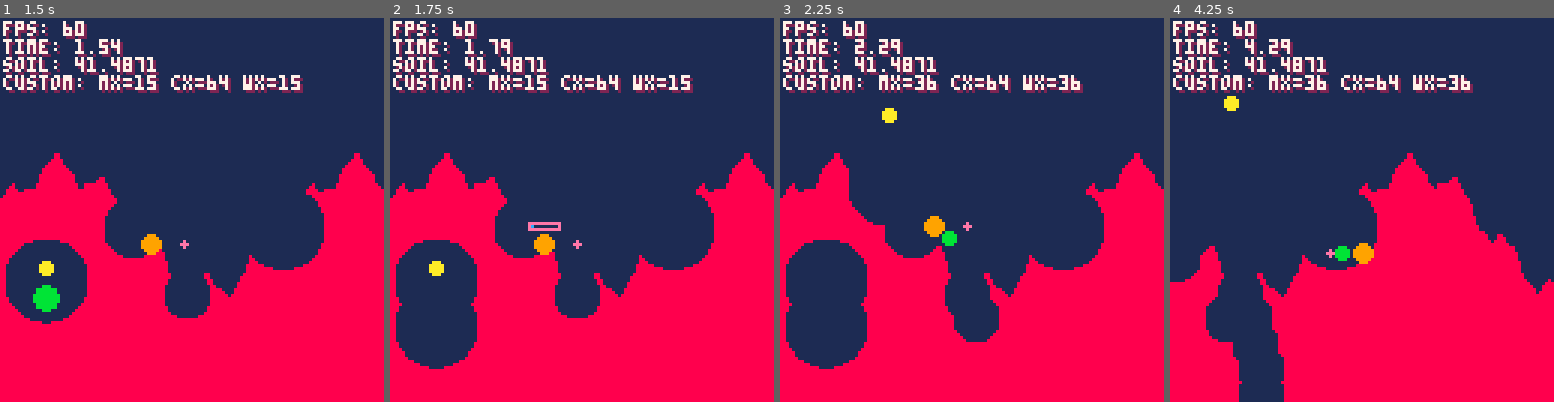
Above: before the commit, frames 1-4 (left to right).
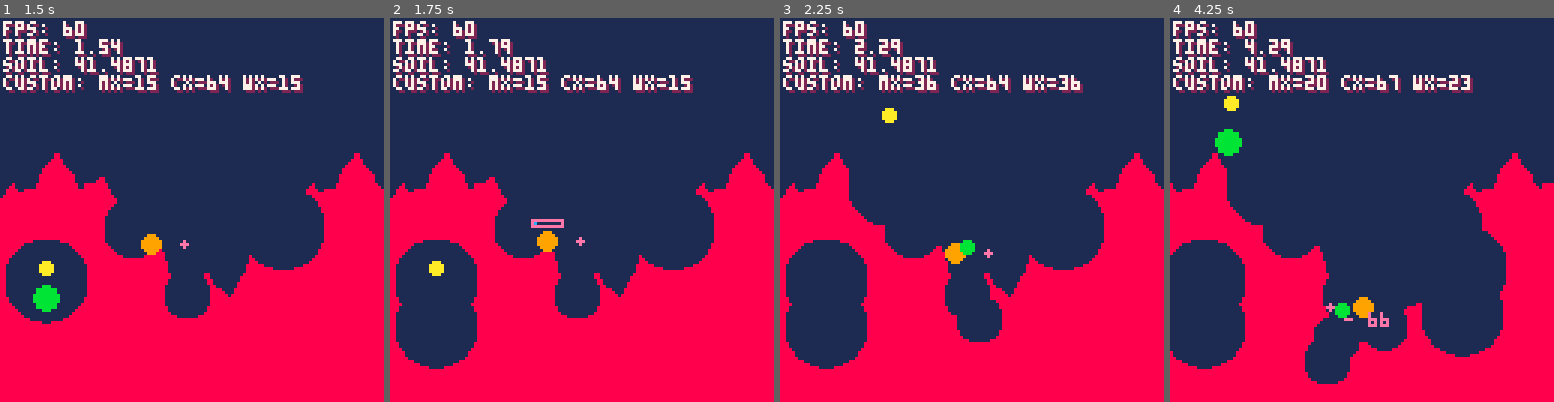
Above: after the commit, the same moments.

Repository: SelfDevTV/pixeltrench
Game: PICO-8 cartridge pixeltrench.p8
The game is run twice, just before and just after one commit, with the same random seed, the same clock (stepped at 60 frames per second) and the same inputs.
Inputs (mouse positions are in pixels of both pictures, inside the frame that each line leads up to):
- Up to frame 1 (1.5 s): tap X (X key) at 0.33, 1.07 s; click (280, 121) at 0.67 s; tap O (Z key) at 0.7 s; click (46, 267) at 1.22 s
- Up to frame 2 (1.75 s): hold Right from 1.6 s (still down); tap O (Z key) at 1.7 s
- Up to frame 3 (2.25 s): click (887, 114) at 1.77 s; tap X (X key) at 1.85 s; release Right at 2.1 s; tap O (Z key) at 2.1 s; hold Up from 2.15 s (still down)
- Up to frame 4 (4.25 s): click (1342, 259) at 2.32 s; release Up at 2.42 s; hold Right 2.47-3.03 s; tap O (Z key) every 0.4 s from 2.5 to 4.1 s; click (1404, 106) at 2.87 s; tap X (X key) at 2.97, 4.08 s; hold Left 3.08-3.58 s; click (1465, 256) at 3.42 s; hold Down 3.63-3.97 s; click (1231, 102) at 3.97 s; hold Right from 4.02 s (still down)

Frame 1 is identical in both runs. In frame 2, 0.4% of the frame differs, in the area x 35-51%, y 52-62%; in frame 3, 0.9%; in frame 4, 33%, in the area x 0-100%, y 14-100%.

Commit message:
feat: handle small slopes in movement

Diff:
--- a/pixeltrench.p8
+++ b/pixeltrench.p8
@@ -8,8 +8,8 @@
 	cam_target = nil,
 	world_w = 256, world_h = 144,
 	min_h = 60, max_h = 110,
-	slope_limit = 10,
-	max_slope = 3,
+        slope_limit = 10,
+        max_slope = 4,
 	target_coverage_pct = 50,
 	seed = 1,
 	cam_speed = 0.1,
@@ -378,29 +378,63 @@
 end
 
 function try_move(c_worm, dx, dy)
-	local nx, ny = c_worm.x + dx, c_worm.y + dy
-	if circle_collides(nx, ny, c_worm.r) then
-	        if not circle_collides(c_worm.x + dx, c_worm.y, c_worm.r) then
-	                c_worm.x += dx
-	        else
-	                c_worm.vx = 0
-	        end
-	        if not circle_collides(c_worm.x, c_worm.y + dy, c_worm.r) then
-	                c_worm.y += dy
-	                c_worm.grounded = false
-	        else
-	                if dy > 0 then
-	                        c_worm.grounded = true
-	                        c_worm.jumping = false
-	                end
-	                c_worm.vy = 0
-	        end
-	        return false
-	else
-	        c_worm.x = nx
-	        c_worm.y = ny
-	        return true
-	end
+        local r = c_worm.r
+
+        if dx ~= 0 then
+                local nx = c_worm.x + dx
+                if circle_collides(nx, c_worm.y, r) then
+                        local climbed = false
+                        for i = 1, cfg.max_slope do
+                                if not circle_collides(nx, c_worm.y - i, r) then
+                                        c_worm.x = nx
+                                        c_worm.y -= i
+                                        climbed = true
+                                        break
+                                end
+                        end
+                        if not climbed then
+                                c_worm.vx = 0
+                        end
+                else
+                        c_worm.x = nx
+                        local drop = 0
+                        while drop < cfg.max_slope and not circle_collides(c_worm.x, c_worm.y + drop + 1, r) do
+                                drop += 1
+                        end
+                        if drop > 0 and drop < cfg.max_slope and circle_collides(c_worm.x, c_worm.y + drop + 1, r) then
+                                c_worm.y += drop
+                        end
+                end
+        end
+
+        if dy ~= 0 then
+                local ny = c_worm.y + dy
+                if dy > 0 then
+                        if circle_collides(c_worm.x, ny, r) then
+                                while dy > 0 and not circle_collides(c_worm.x, c_worm.y + 1, r) do
+                                        c_worm.y += 1
+                                        dy -= 1
+                                end
+                                c_worm.vy = 0
+                                c_worm.jumping = false
+                        else
+                                c_worm.y = ny
+                        end
+                else
+                        if circle_collides(c_worm.x, ny, r) then
+                                while dy < 0 and not circle_collides(c_worm.x, c_worm.y - 1, r) do
+                                        c_worm.y -= 1
+                                        dy += 1
+                                end
+                                c_worm.vy = 0
+                        else
+                                c_worm.y = ny
+                        end
+                end
+        end
+
+        c_worm.grounded = is_grounded(c_worm)
+        if c_worm.grounded then c_worm.jumping = false end
 end
 
 function create_damage_num(x, y, amount)
